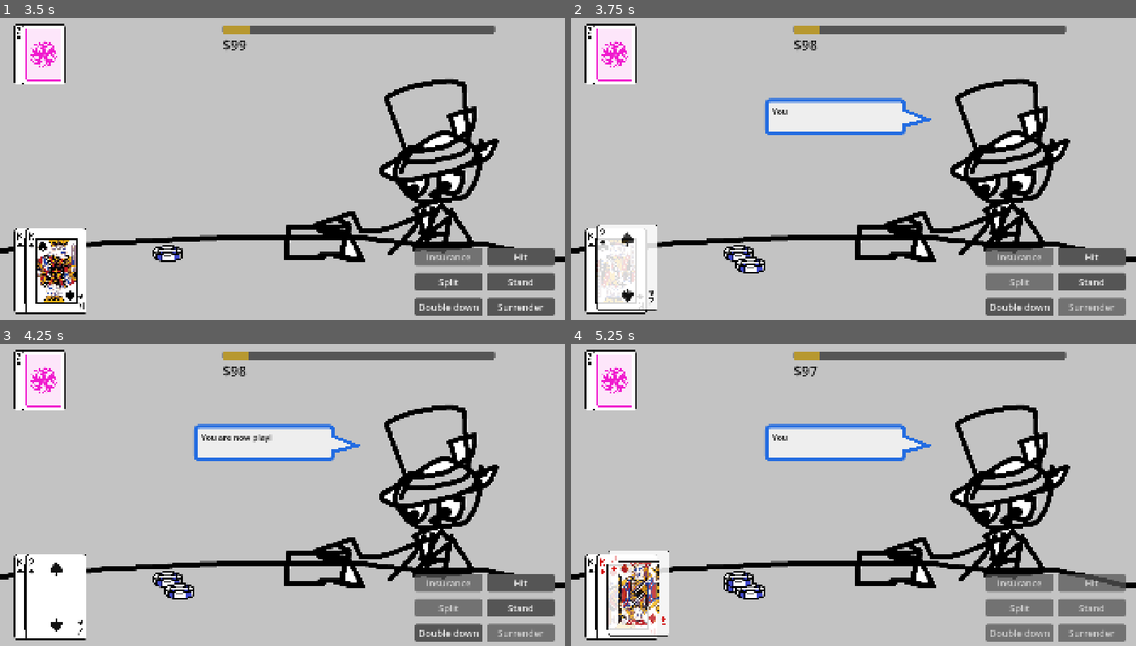
Above: before the commit, frames 1-4 (two rows, left to right).
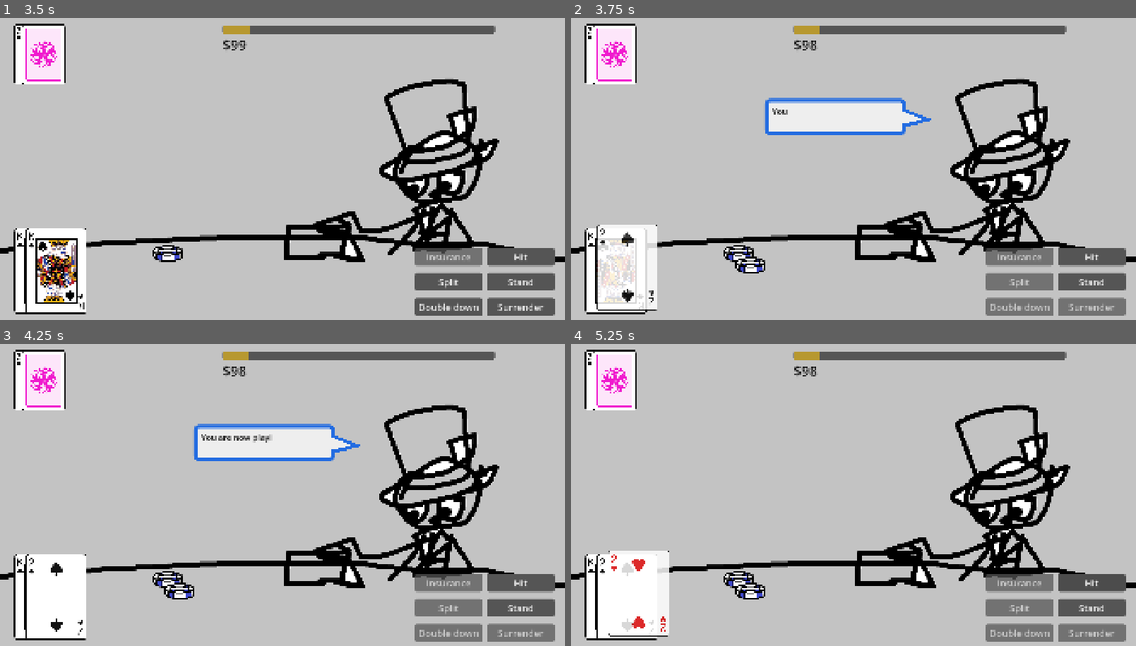
Above: after the commit, the same moments.

Repository: Tofutush/blackjack-with-sky
Game: Godot game, scene res://scenes/Tutorial/tutorial.tscn
Two runs of this game, one before a commit and one after it. Both use one fixed random seed, a clock stepped at 60 frames per second and the inputs below. This scene is started directly instead of the project's main scene.
Inputs (mouse positions are in pixels of both pictures, inside the frame that each line leads up to):
- Up to frame 1 (3.5 s): click "Start!" at 0.5 s; click "Continue" at 1.25 s; click "Start!" at 2 s; click "Start!" at 2.75 s
- Up to frame 2 (3.75 s): click "Split" at 3.5 s
- Up to frame 3 (4.25 s): no input
- Up to frame 4 (5.25 s): click (1017, 633) at 4.25 s, where only the run before the commit has a clickable "Double down"; click "Hit" at 5 s

Frame 1 is identical in both runs. In frame 2, 0.5% of the frame differs, in the area x 73-86%, y 92-99%; in frame 3, 0.5%; in frame 4, 6.1%, in the area x 3-99%, y 7-97%.

Commit message:
no double down after split

Diff:
--- a/scenes/Main/main.gd
+++ b/scenes/Main/main.gd
@@ -242,6 +242,10 @@
 		$PlayerButtons.disableButton('double down')
 		$PlayerButtons.setButtonTooltip('double down', "You can only double down on 2 cards.")
 		return
+	if playerHands.size() != 1 && GameManager.strictSplitting:
+		$PlayerButtons.disableButton('double down')
+		$PlayerButtons.setButtonTooltip('double down', "Strict splitting rules are on.")
+		return
 	if GameManager.money < bet * 2:
 		$PlayerButtons.disableButton('double down')
 		$PlayerButtons.setButtonTooltip('double down', "Not enough money.")
@@ -336,6 +340,7 @@
 
 	$PlayerButtons.disableButton('split')
 	$PlayerButtons.disableButton('surrender')
+	checkDoubleDown()
 
 	$Dialog.showDialog(['You are now playing hand ' + str(playerIdx + 1) + '.'])
 	await $Dialog.dialog_finished
--- a/scripts/GameManager.gd
+++ b/scripts/GameManager.gd
@@ -9,11 +9,12 @@
 ## - only split exact same rank
 ## - 4 hands max
 ## - splitting aces can only get one more card
+## - no doubling down after splitting
 ## no strict splitting
 ## - split any 10-card
 ## - unlimited hands
 ## - play aces like normal
-## you can always double down after splitting
+## - double down after splitting
 var strictSplitting = true
 
 ## emitted whenever money is changed, mostly for the MoneyMeter (dont let win/lose check do it because it emits in the middle of games)
